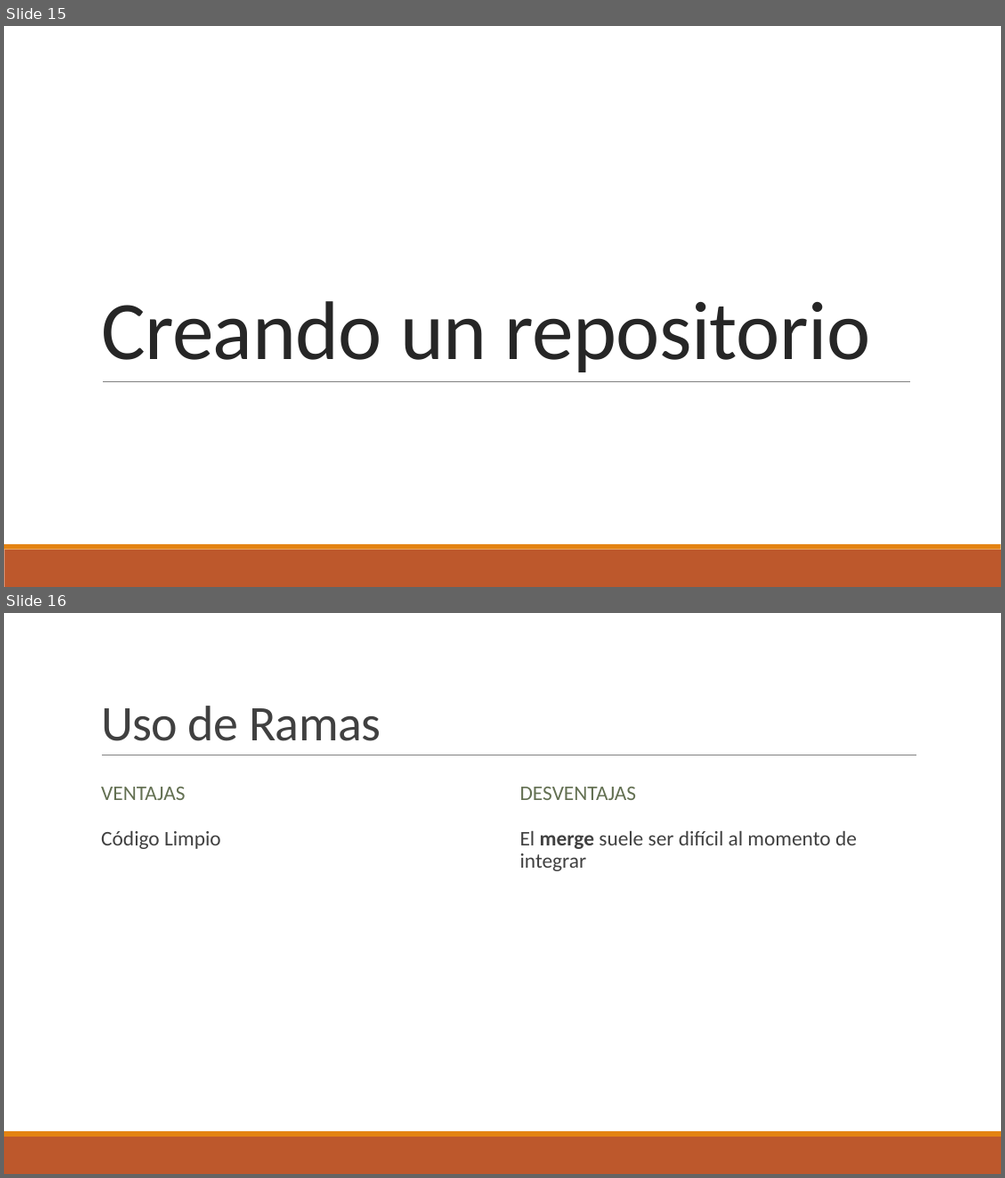
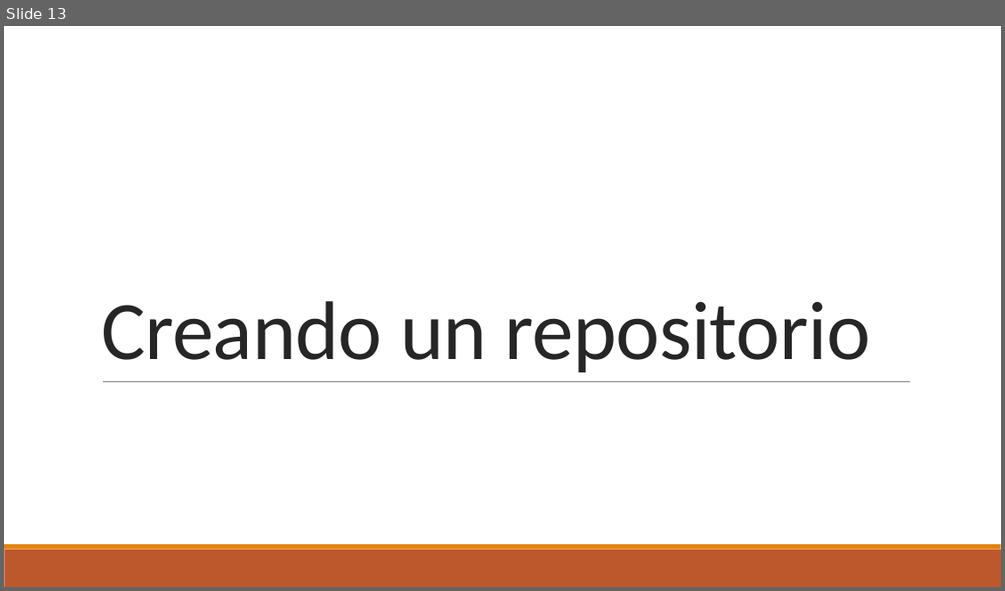
Before and after one commit to DuckHunter213/TutorialGit, a slide deck: Git.pptx. Shown one above the other, each under a label of ours: slides 15 and 16 before the commit, slide 13 after it. The pictures are 1005x1178 and 1005x591 pixels, drawn with LibreOffice and Linux fonts; fonts in the diff are those of the drawing; background and template pictures are left out. Boxes give left, top, right and bottom in pixels: in the first picture for what was removed or moved away, otherwise in the second. Text is boxed around its words. In the diff, an @@ line names an element or a change of style, - is before the commit and + after.

```diff
--- a/Git.pptx
+++ b/Git.pptx
@@ slide 16 removed at (4, 613, 1001, 1174), background #FFFFFF; not listed: 2 template elements that a slide beside it also shows @@
@@ title removed at (101, 706, 380, 741) @@
-Uso de Ramas
@@ line removed from (102, 755) to (917, 755) @@
@@ text removed at (101, 787, 185, 800) @@
-VENTAJAS
@@ text removed at (520, 787, 637, 800) @@
-DESVENTAJAS
@@ text removed at (101, 831, 221, 849) @@
-  Código Limpio
@@ text removed at (520, 831, 857, 871) @@
-  El merge suele ser difícil al momento de integrar
@@ what was slide 15 is now slide 13 @@
```
Also in this commit, not shown: 2 slides changed, 7 slides added, 5 other slides removed, 1 other file.
